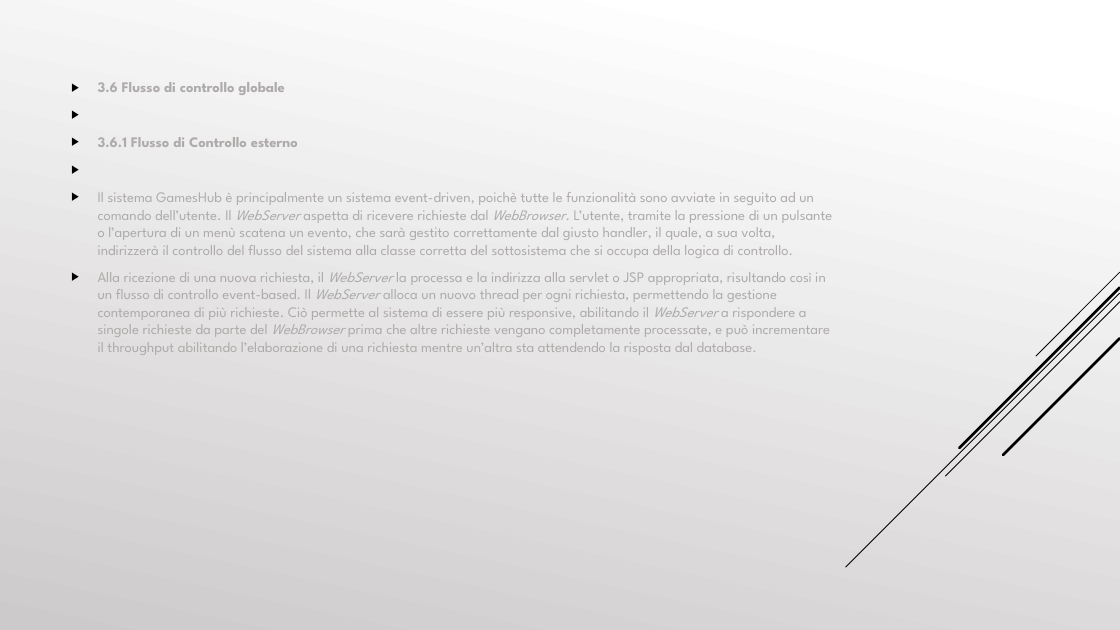
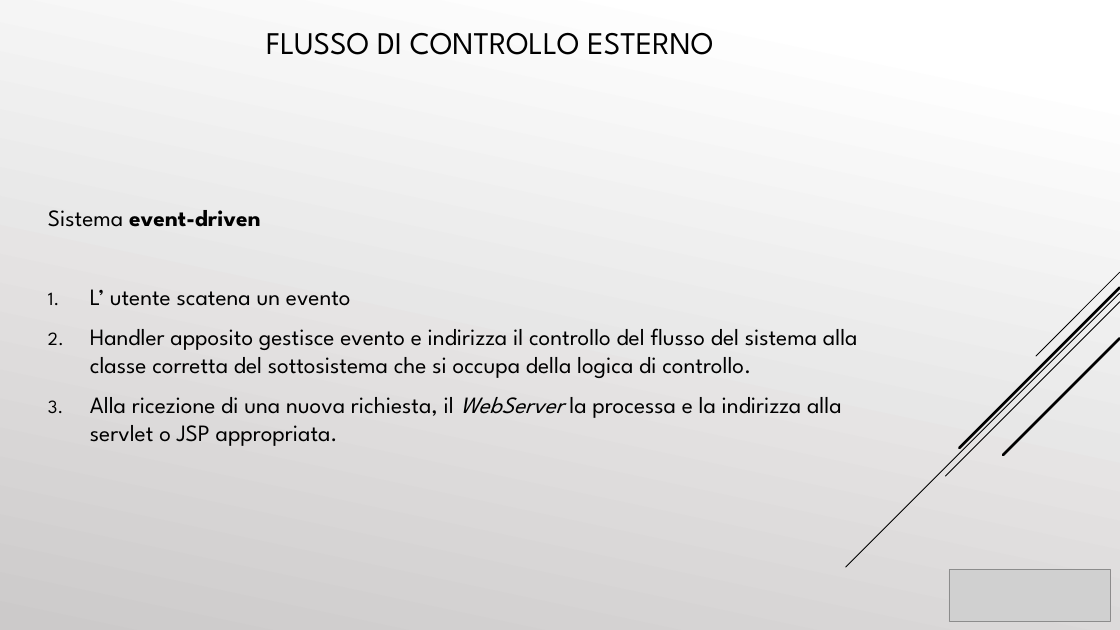
Before and after one commit to cosimob28/GamesHub, a slide deck: slide 38 of Work in progress/Presentazione/GamesHub.pptx (slide 37 before the commit). Drawn at 1120x630 pixels with LibreOffice and Linux fonts; fonts in the diff are those of the drawing; grey boxes stand for pictures. Boxes give left, top, right and bottom in pixels: in the first picture for what was removed or moved away, otherwise in the second. Text is boxed around its words. In the diff, an @@ line names an element or a change of style, - is before the commit and + after.

```diff
--- a/Work in progress/Presentazione/GamesHub.pptx
+++ b/Work in progress/Presentazione/GamesHub.pptx
@@ text added at bbox=[266, 33, 713, 55], 27 pt, text #000000 @@
+FLUSSO DI CONTROLLO ESTERNO
@@ text at bbox=[48, 210, 858, 446]: text changed; size 12.5 to 20 pt; text colour #AFABAB to #000000 @@
-▶ 3.6 Flusso di controllo globale
-▶ 3.6.1 Flusso di Controllo esterno
-▶ Il sistema GamesHub è principalmente un sistema event-driven, poichè tutte le funzionalità sono avviate in seguito ad un comando dell’utente. Il WebServer aspetta di ricevere richieste dal WebBrowser. L’utente, tramite la pressione di un pulsante o l’apertura di un menù scatena un evento, che sarà gestito correttamente dal giusto handler, il quale, a sua volta, indirizzerà il controllo del flusso del sistema alla classe corretta del sottosistema che si occupa della logica di controllo.
-▶ Alla ricezione di una nuova richiesta, il WebServer la processa e la indirizza alla servlet o JSP appropriata, risultando così in un flusso di controllo event-based. Il WebServer alloca un nuovo thread per ogni richiesta, permettendo la gestione contemporanea di più richieste. Ciò permette al sistema di essere più responsive, abilitando il WebServer a rispondere a singole richieste da parte del WebBrowser prima che altre richieste vengano completamente processate, e può incrementare il throughput abilitando l’elaborazione di una richiesta mentre un’altra sta attendendo la risposta dal database.
+Sistema event-driven
+1. L’ utente scatena un evento
+2. Handler apposito gestisce evento e indirizza il controllo del flusso del sistema alla classe corretta del sottosistema che si occupa della logica di controllo.
+3. Alla ricezione di una nuova richiesta, il WebServer la processa e la indirizza alla servlet o JSP appropriata.
@@ picture added at bbox=[949, 570, 1111, 622] @@
```
Also in this commit, not shown: 53 other slides changed, 2 slides added, 2 slides removed.
